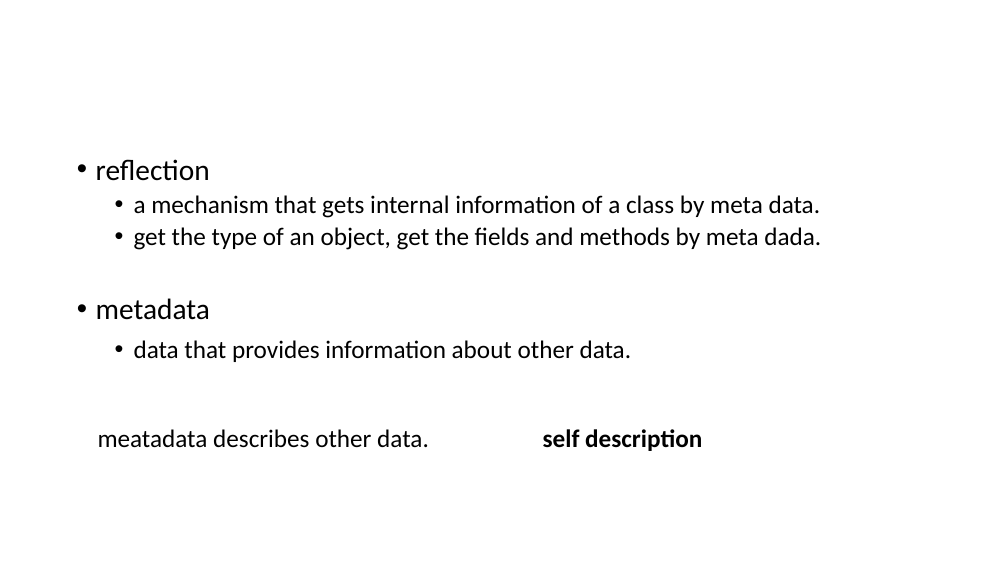
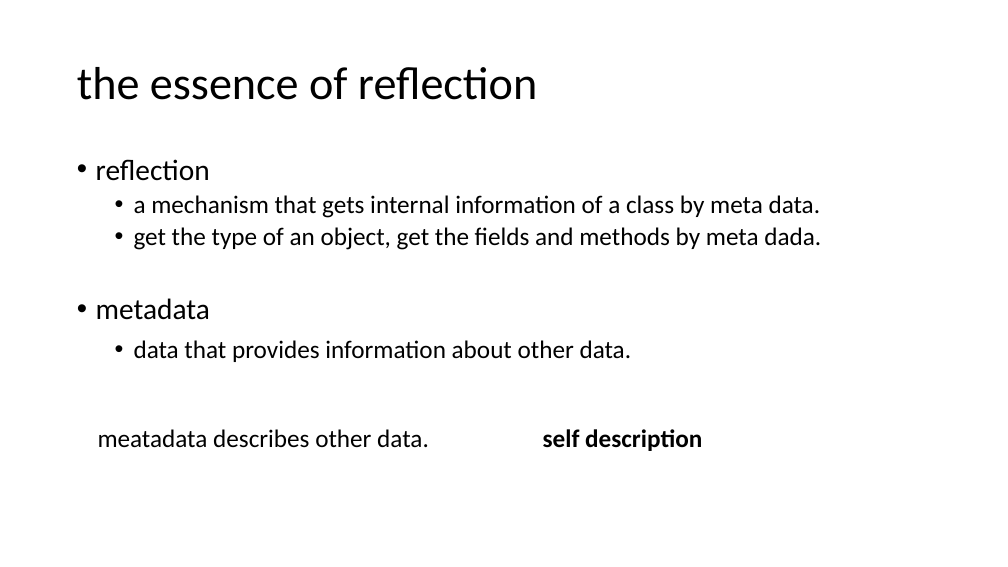
Before and after one commit to qicosmos/cppcon2017, a slide deck: slide 4 of cppcon2017.pptx. Drawn at 1008x567 pixels with LibreOffice and Linux fonts; fonts in the diff are those of the drawing. Boxes give left, top, right and bottom in pixels: in the first picture for what was removed or moved away, otherwise in the second. Text is boxed around its words. In the diff, an @@ line names an element or a change of style, - is before the commit and + after.

```diff
--- a/cppcon2017.pptx
+++ b/cppcon2017.pptx
@@ title added at [77,67,537,100], 44 pt, text #000000 @@
+the essence of reflection
```
Also in this commit, not shown: 3 other slides changed, 7 slides added.
